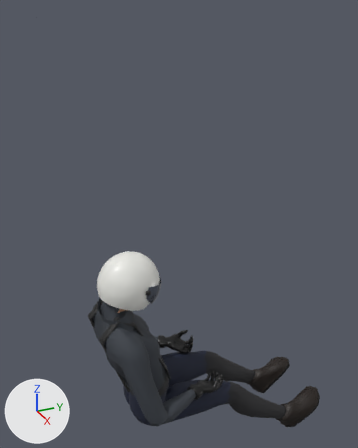
Two versions of the glTF model assets/models/pilot.glb, one commit apart.
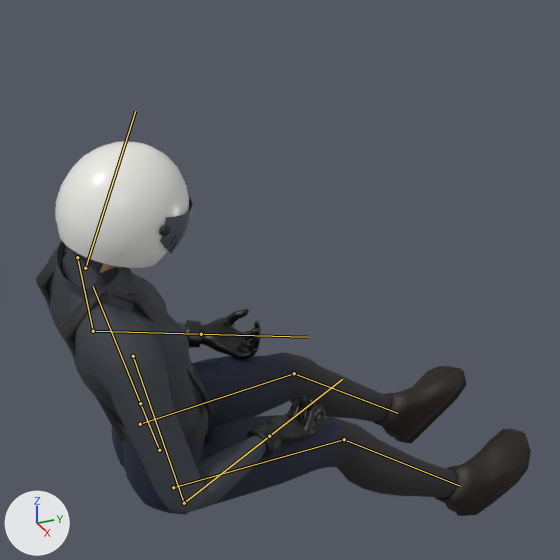
Old and new are each drawn whole from a 50 mm camera at (1.8, -0.3, 0.03) aimed at (-0.13, 0.57, -0.93) and again close up on the part from 20% to 93% of the width and 41% to 100% of the height. Arrows for +X, +Y and +Z are at lower left; the lights stay in place. The older version's two pictures come first. Both versions are drawn at frame 1 of the action 'sit'; the numbers are the values there. The bones that change, and the others that lie on the model, are drawn over the model as lines in the close-ups.

Objects in the first close-up: 'Helmet', 'PilotBody'.
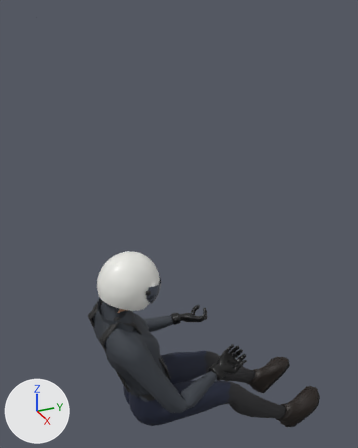
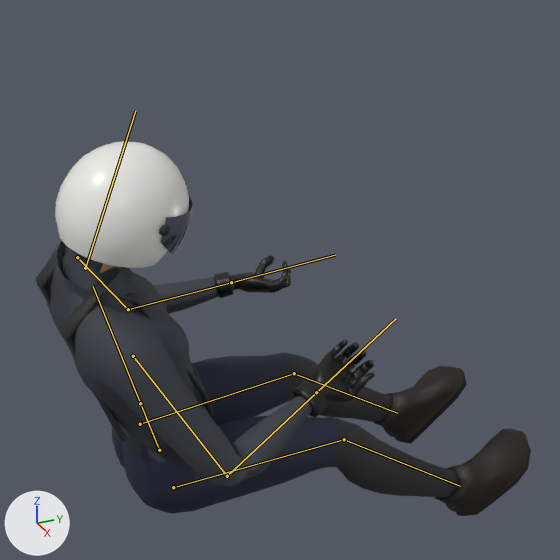
Changed parts and their boxes (x1, y1, x2, y2) in the close-ups (560 x 560 px):
```json
{"object": "PilotBody", "change": "posed", "before": [36, 241, 531, 516], "after": [36, 241, 531, 516]}
{"bone": "UpperArm.L", "before": "(77, 257) to (93, 331)", "after": "(77, 257) to (128, 309)"}
{"bone": "Forearm.L", "before": "(93, 331) to (201, 334)", "after": "(128, 309) to (231, 282)"}
{"bone": "Hand.L", "before": "(201, 334) to (308, 337)", "after": "(231, 282) to (335, 255)"}
{"bone": "UpperArm.R", "before": "(133, 356) to (184, 503)", "after": "(133, 356) to (227, 476)"}
{"bone": "Forearm.R", "before": "(184, 503) to (269, 436)", "after": "(227, 476) to (316, 392)"}
{"bone": "Hand.R", "before": "(269, 436) to (342, 379)", "after": "(316, 392) to (396, 318)"}
```

Scene script edits in JSON lines:
```json
{"block": "bone_upperarm_l", "where": "bone_upperarm_l = bpy.data.objects['Pilot'].pose.bones['UpperArm.L']  # child of 'Chest'"}
{"op": "set", "path": "bone_upperarm_l.rotation_quaternion", "old": "(0.939, -0.006, 0.29, -0.185)", "new": "(0.965, 0.125, 0.168, -0.159)", "note": "degrees (-8, 33, -25) -> degrees (12, 21, -16)"}
{"block": "bone_forearm_l", "where": "bone_forearm_l = bpy.data.objects['Pilot'].pose.bones['Forearm.L']  # child of 'UpperArm.L'"}
{"op": "set", "path": "bone_forearm_l.rotation_quaternion", "old": "(0.829, 0.31, -0.437, -0.163)", "new": "(0.732, 0.244, -0.604, -0.201)", "note": "degrees (57, -39, -44) -> degrees (76, -52, -72)"}
{"block": "bone_hand_l", "where": "bone_hand_l = bpy.data.objects['Pilot'].pose.bones['Hand.L']  # child of 'Forearm.L'"}
{"op": "set", "path": "bone_hand_l.rotation_quaternion", "old": "(0.885, 0.0, -0.466, 0.0)", "new": "(0.772, 0.0, -0.636, 0.0)", "note": "degrees (0, -56, 0) -> degrees (0, -79, 0)"}
{"block": "bone_upperarm_r", "where": "bone_upperarm_r = bpy.data.objects['Pilot'].pose.bones['UpperArm.R']  # child of 'Chest'"}
{"op": "set", "path": "bone_upperarm_r.rotation_quaternion", "old": "(0.939, -0.006, -0.29, 0.185)", "new": "(0.965, 0.125, -0.168, 0.159)", "note": "degrees (-8, -33, 25) -> degrees (12, -21, 16)"}
{"block": "bone_forearm_r", "where": "bone_forearm_r = bpy.data.objects['Pilot'].pose.bones['Forearm.R']  # child of 'UpperArm.R'"}
{"op": "set", "path": "bone_forearm_r.rotation_quaternion", "old": "(0.829, 0.31, 0.437, 0.163)", "new": "(0.732, 0.244, 0.604, 0.201)", "note": "degrees (57, 39, 44) -> degrees (76, 52, 72)"}
{"block": "bone_hand_r", "where": "bone_hand_r = bpy.data.objects['Pilot'].pose.bones['Hand.R']  # child of 'Forearm.R'"}
{"op": "set", "path": "bone_hand_r.rotation_quaternion", "old": "(0.885, 0.0, 0.466, 0.0)", "new": "(0.772, 0.0, 0.636, 0.0)", "note": "degrees (0, 56, 0) -> degrees (0, 79, 0)"}
```
